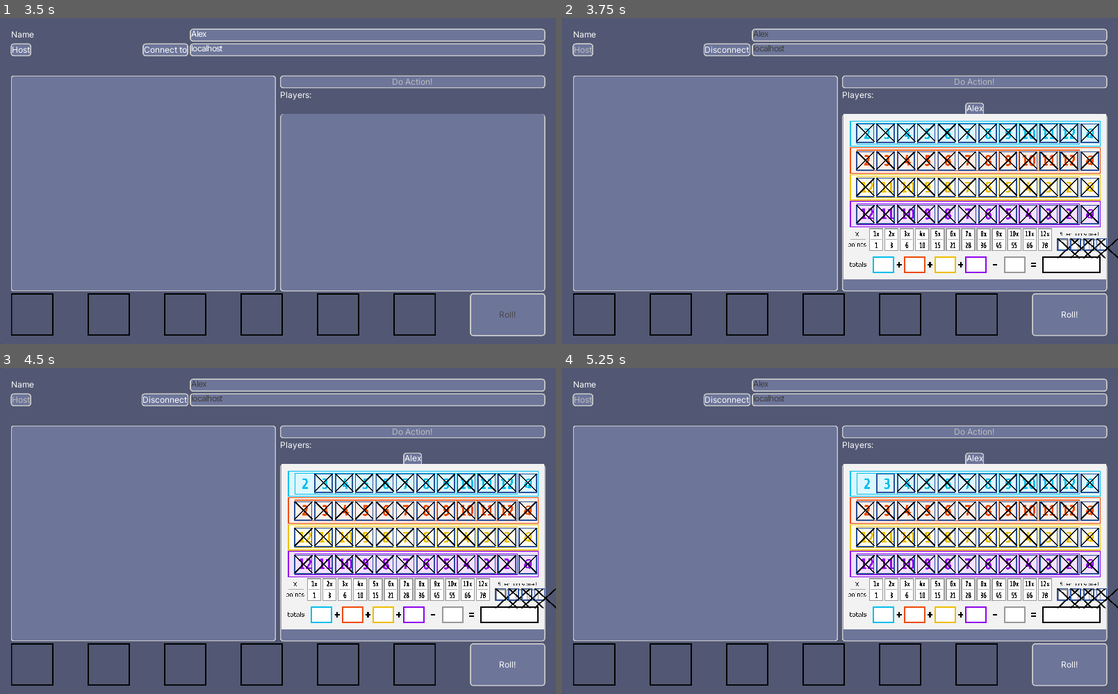
Above: before the commit, frames 1-4 (two rows, left to right).
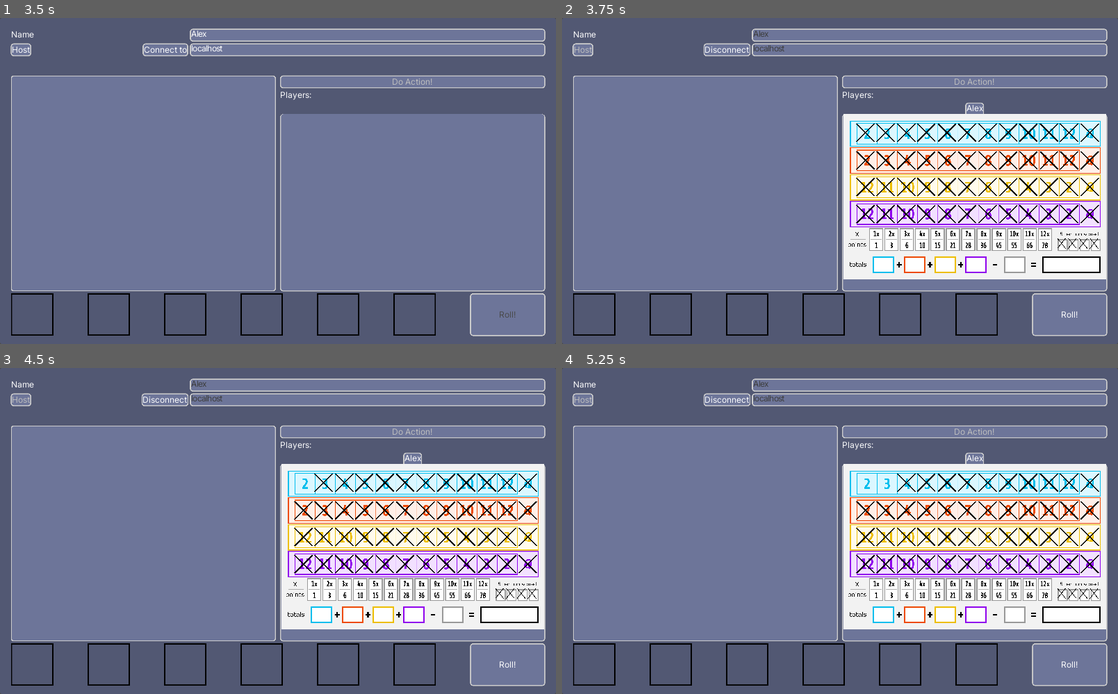
Above: after the commit, the same moments.

Repository: lonnwolf031/GodotProjects
Game: Godot game, scene res://scene/main.tscn
Two runs of this game, one before a commit and one after it. Both use one fixed random seed, a clock stepped at 60 frames per second and the inputs below.
Inputs (mouse positions are in pixels of both pictures, inside the frame that each line leads up to):
- Up to frame 1 (3.5 s): click (366, 34) at 0.52 s; type "Alex" at 0.6 s; click "Roll!" at 1.25 s; click "Roll!" at 2 s; click "Roll!" at 2.75 s
- Up to frame 2 (3.75 s): click "Host" at 3.5 s
- Up to frame 3 (4.5 s): click (305, 482) at 4.25 s
- Up to frame 4 (5.25 s): click (884, 482) at 5 s

Frame 1 is identical in both runs. In frame 2, 2.1% of the frame differs, in the area x 52-100%, y 32-74%; in frame 3, 2.1%; in frame 4, 2.1%.

Commit message:
udpate

Diff:
--- a/Kwixx/script/Scorecard.gd
+++ b/Kwixx/script/Scorecard.gd
@@ -29,8 +29,6 @@
 		containerPosOrig[_container.get_name()] = _container.get_position()
 	#untoggle all childs of button container
 	scale_reposition()
-	print("at start ", str(_scorecardTxture.get_size()))
-
 
 func scale_reposition():
 	var _newContainerPosX
@@ -51,19 +49,21 @@
 	for _checkbox in _checkboxes:
 		var _parent = _checkbox.get_parent()
 		if _parent is HBoxContainer and _parent.get_name() == "NonScoredButtonContainer":
-			print("noscore accessed")
 			var _newCheckboxXSize = _parent.get_size().x * _checkboxSizeOrig.x / _buttonContainerNoScoreSizeOrig.x
 			var _newCheckboxYSize = _parent.get_size().y * _checkboxSizeOrig.y / _buttonContainerNoScoreSizeOrig.y
 			_checkbox.set_size(Vector2(_newCheckboxXSize,_newCheckboxYSize))
-			print("non scored ", str(Vector2(_newCheckboxXSize,_newCheckboxYSize)))
 		elif _parent is HBoxContainer:
 			var _newCheckboxXSize = _parent.get_size().x * _checkboxSizeOrig.x / containerSizesOrig[_parent.get_name()].x
 			var _newCheckboxYSize = _parent.get_size().y * _checkboxSizeOrig.y / containerSizesOrig[_parent.get_name()].y
+			#var _new_Container_sizes = resize_container_by_ratio(_checkbox)
 			_checkbox.set_size(Vector2(_newCheckboxXSize,_newCheckboxYSize))
-		elif _parent is Button:
-			print("parent ", str(_parent.get_size()))
+		elif _parent is Button and "NoScore" in _parent.get_name():
+			var _newCheckboxXSize = _parent.get_size().x * _checkboxSizeOrig.x / _buttonContainerNoScoreSizeOrig.x
+			var _newCheckboxYSize = _parent.get_size().y * _checkboxSizeOrig.y / (_buttonContainerNoScoreSizeOrig.y * 3)
+			print("size orig ",str(_buttonContainerNoScoreSizeOrig))
+			_checkbox.set_size(Vector2(_newCheckboxXSize,_newCheckboxYSize))
+		elif _parent is Button and not "NoScore" in _parent.get_name():
 			_checkbox.set_size(Vector2(_parent.get_size().x, _parent.get_size().y))
-			print("size set ", str(_checkbox.get_size()))
 
 func resize_container_by_ratio(component):
 	var ratio
--- a/Kwixx/theme/checkbox.tres
+++ b/Kwixx/theme/checkbox.tres
@@ -2,8 +2,4 @@
 
 [resource]
 bg_color = Color( 0.6, 0.6, 0.6, 0 )
-border_width_left = 2
-border_width_top = 2
-border_width_right = 2
-border_width_bottom = 2
 border_color = Color( 0.156863, 0.313726, 0.607843, 1 )
